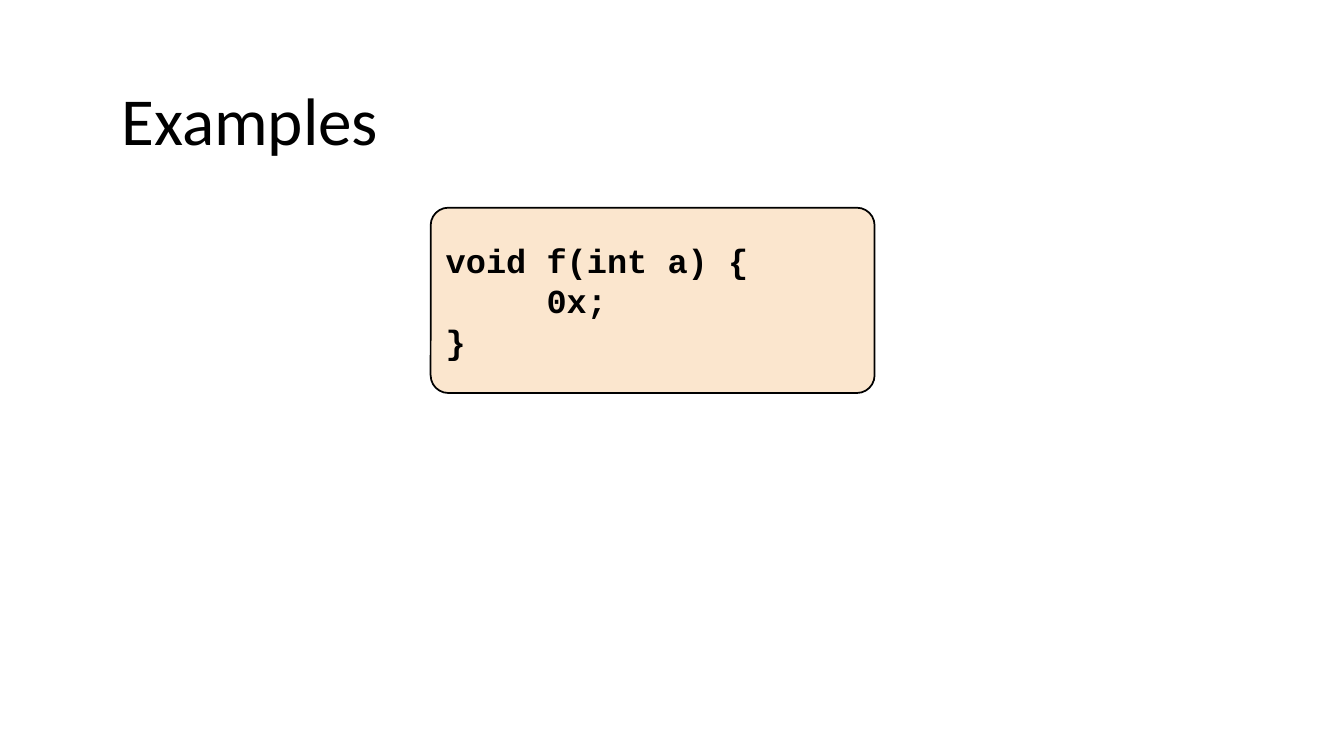
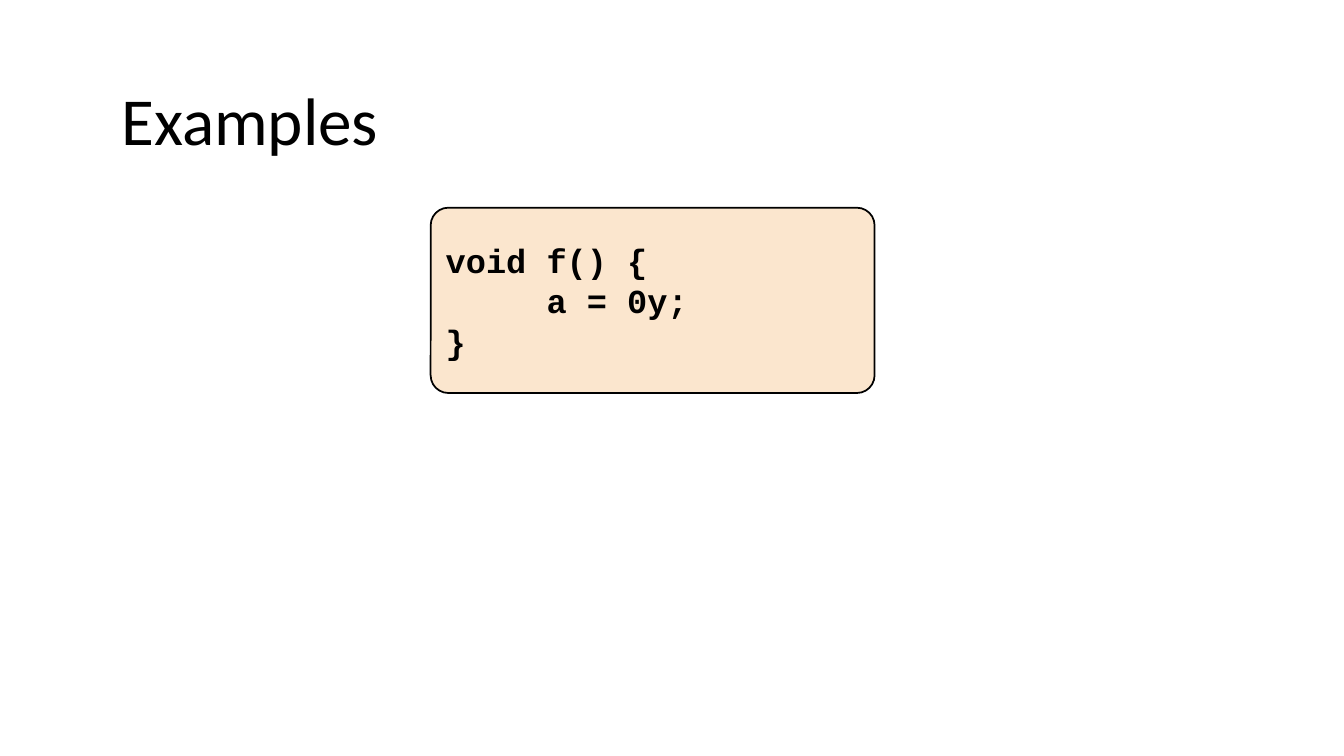
Before and after one commit to nivshani/compilation, a slide deck: slide 28 of new_slides/lexical_analysis.pptx (slide 18 before the commit). Drawn at 1344x756 pixels with LibreOffice and Linux fonts; fonts in the diff are those of the drawing. Boxes give left, top, right and bottom in pixels: in the first picture for what was removed or moved away, otherwise in the second. Text is boxed around its words. In the diff, an @@ line names an element or a change of style, - is before the commit and + after.

```diff
--- a/new_slides/lexical_analysis.pptx
+++ b/new_slides/lexical_analysis.pptx
@@ text in rounded rectangle at (446, 249, 688, 320): text changed @@
-void f(int a) {
-0x;
+void f() {
+a = 0y;
```
Also in this commit, not shown: 44 other slides changed, 1 slide added, 3 slides removed, 1 other file.
